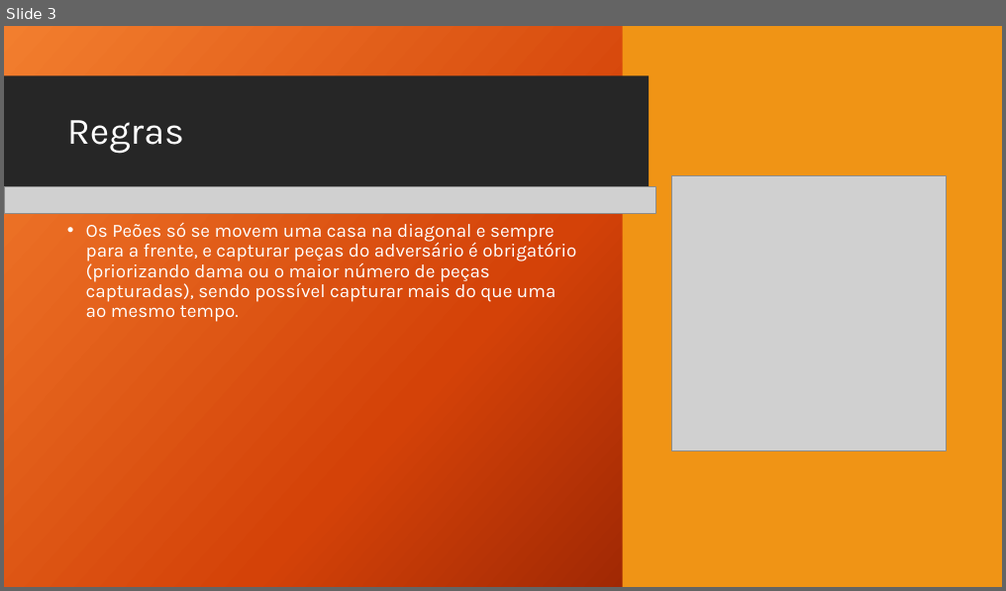
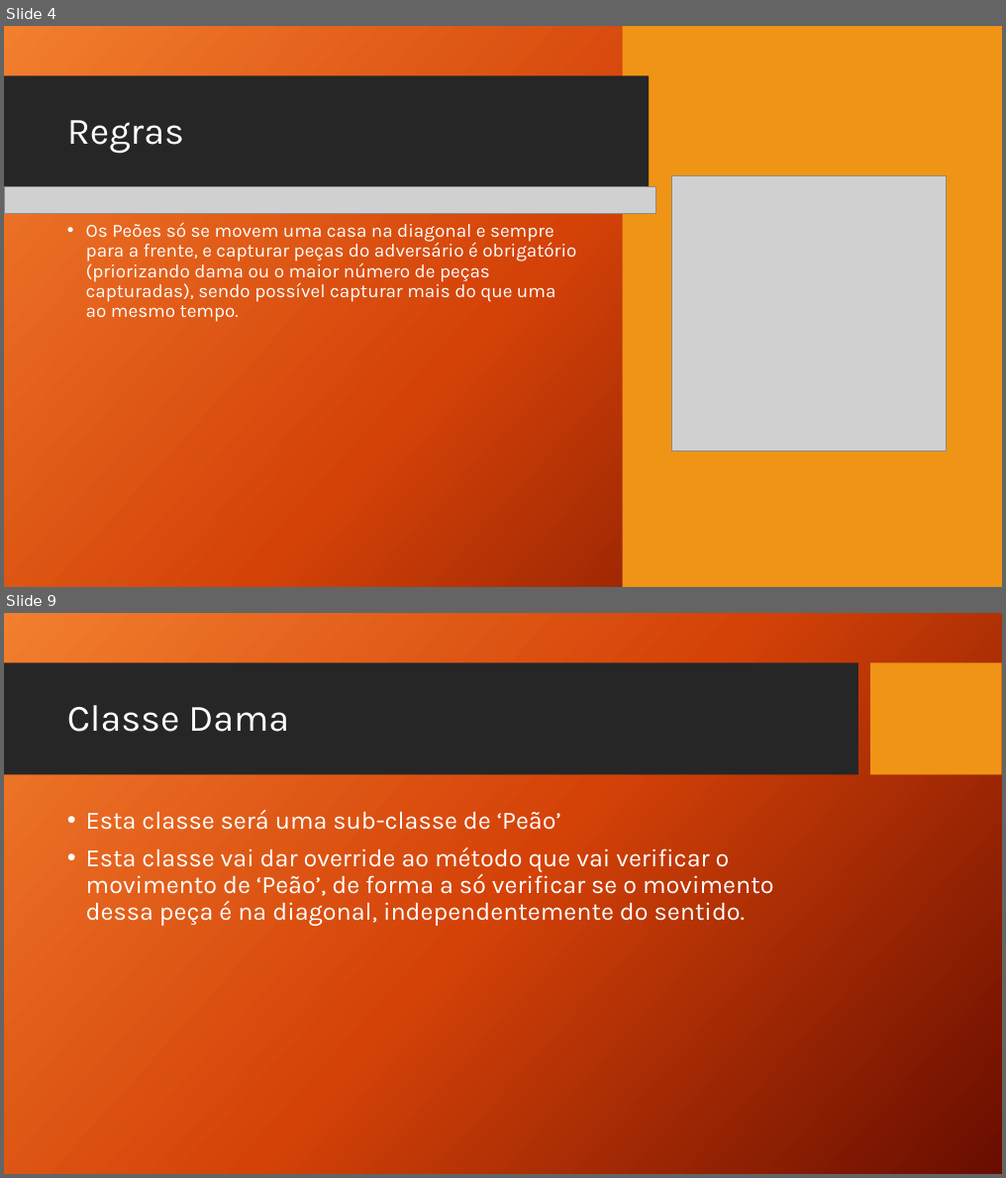
Before and after one commit to wolfmanPires/LDP, a slide deck: Damas.pptx. Shown one above the other, each under a label of ours: slide 3 before the commit, slides 4 and 9 after it; the slides between them are not shown. The pictures are 1006x591 and 1006x1178 pixels, drawn with LibreOffice and Linux fonts; fonts in the diff are those of the drawing; grey boxes stand for pictures; background and template pictures are left out. Boxes give left, top, right and bottom in pixels: in the first picture for what was removed or moved away, otherwise in the second. Text is boxed around its words. In the diff, an @@ line names an element or a change of style, - is before the commit and + after.

```diff
--- a/Damas.pptx
+++ b/Damas.pptx
@@ slide 9 added at box(4, 613, 1002, 1174), background picture (left out); not listed: 2 template elements that a slide beside it also shows @@
@@ title added at box(67, 705, 289, 732), 36 pt, text #FFFFFF @@
+Classe Dama
@@ text added at box(86, 810, 773, 926), 24 pt, text #FFFFFF @@
+• Esta classe será uma sub-classe de ‘Peão’
+• Esta classe vai dar override ao método que vai verificar o movimento de ‘Peão’, de forma a só verificar se o movimento dessa peça é na diagonal, independentemente do sentido.
@@ what was slide 3 is now slide 4 @@
```
Also in this commit, not shown: 4 slides changed, 2 other slides added.
